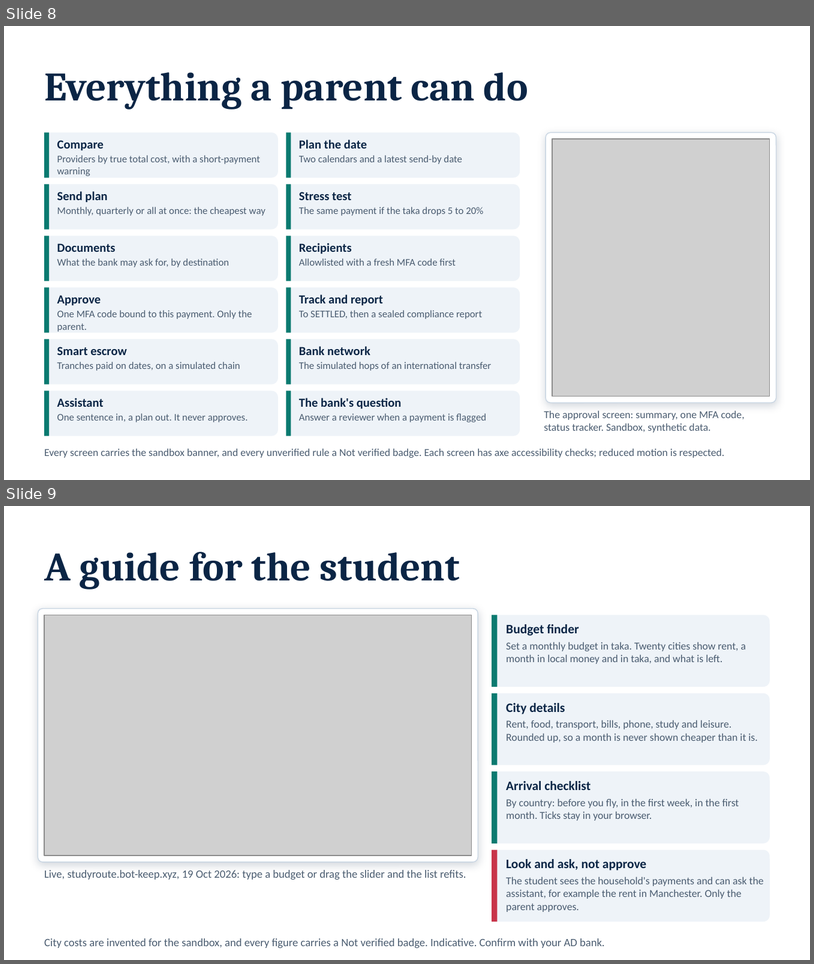
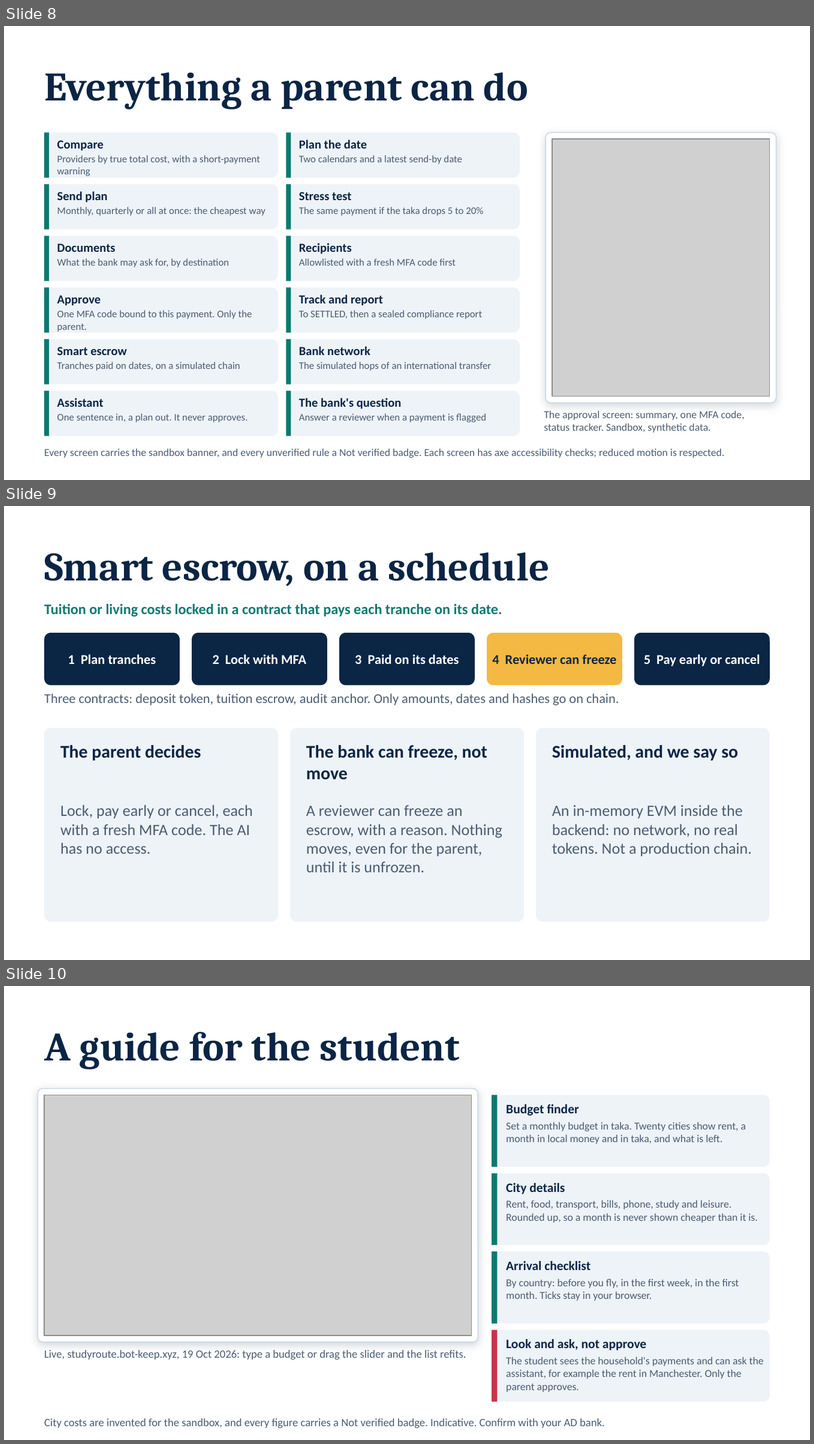
Before and after one commit to NoobCrow/StudyRoute, a slide deck: submission/StudyRoute_Deck.pptx. Shown one above the other, each under a label of ours: slides 8 and 9 before the commit, slides 8, 9 and 10 after it. The pictures are 814x964 and 814x1444 pixels, drawn with LibreOffice and Linux fonts; fonts in the diff are those of the drawing; grey boxes stand for pictures. Boxes give left, top, right and bottom in pixels: in the first picture for what was removed or moved away, otherwise in the second. Text is boxed around its words. In the diff, an @@ line names an element or a change of style, - is before the commit and + after.

```diff
--- a/submission/StudyRoute_Deck.pptx
+++ b/submission/StudyRoute_Deck.pptx
@@ slide 9 added at [4,506,810,960], background #FFFFFF @@
@@ title added at [44,552,549,586], 36 pt, text #0B2545, bold @@
+Smart escrow, on a schedule
@@ text added at [44,604,502,616], 13 pt, text #0B7A70, bold @@
+Tuition or living costs locked in a contract that pays each tranche on its date.
@@ rounded rectangle added at [44,633,180,685], fill #0B2545 @@
@@ rounded rectangle added at [192,633,327,685], fill #0B2545 @@
@@ rounded rectangle added at [339,633,475,685], fill #0B2545 @@
@@ rounded rectangle added at [487,633,623,685], fill #F4B942 @@
@@ rounded rectangle added at [635,633,770,685], fill #0B2545 @@
@@ text added at [68,654,156,664], 12 pt, text #FFFFFF, bold @@
+1 Plan tranches
@@ text added at [213,654,306,664], 12 pt, text #FFFFFF, bold @@
+2 Lock with MFA
@@ text added at [355,654,459,664], 12 pt, text #FFFFFF, bold @@
+3 Paid on its dates
@@ text added at [492,654,617,664], 12 pt, text #0B2545, bold @@
+4 Reviewer can freeze
@@ text added at [644,654,760,666], 12 pt, text #FFFFFF, bold @@
+5 Pay early or cancel
@@ text added at [44,693,619,705], 12 pt, text #4A5C70 @@
+Three contracts: deposit token, tuition escrow, audit anchor. Only amounts, dates and hashes go on chain.
@@ rounded rectangle added at [44,728,278,921], fill #EEF3F8 @@
@@ rounded rectangle added at [290,728,524,921], fill #EEF3F8 @@
@@ rounded rectangle added at [536,728,770,921], fill #EEF3F8 @@
@@ text added at [60,745,201,760], 16 pt, text #0B2545, bold @@
+The parent decides
@@ text added at [306,745,488,780], 16 pt, text #0B2545, bold @@
+The bank can freeze, not move
@@ text added at [552,745,738,760], 16 pt, text #0B2545, bold @@
+Simulated, and we say so
@@ text added at [60,805,253,853], 14 pt, text #4A5C70 @@
+Lock, pay early or cancel, each with a fresh MFA code. The AI has no access.
@@ text added at [306,805,503,872], 14 pt, text #4A5C70 @@
+A reviewer can freeze an escrow, with a reason. Nothing moves, even for the parent, until it is unfrozen.
@@ text added at [552,805,752,856], 14 pt, text #4A5C70 @@
+An in-memory EVM inside the backend: no network, no real tokens. Not a production chain.
@@ what was slide 9 is now slide 10 @@
```
Also in this commit, not shown: 7 slides changed, 7 other files.
